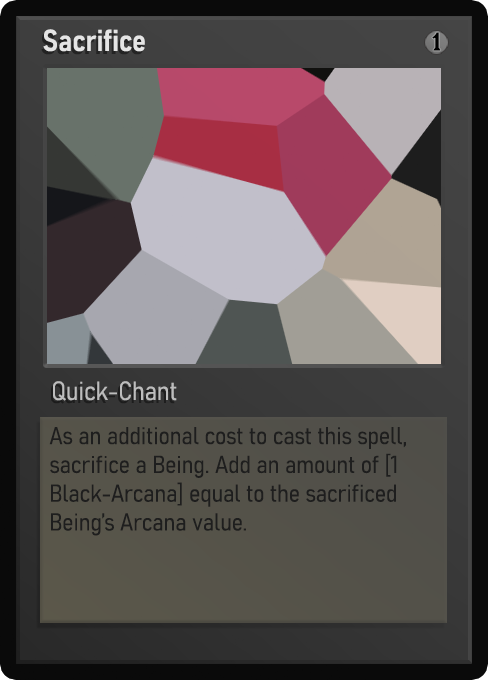
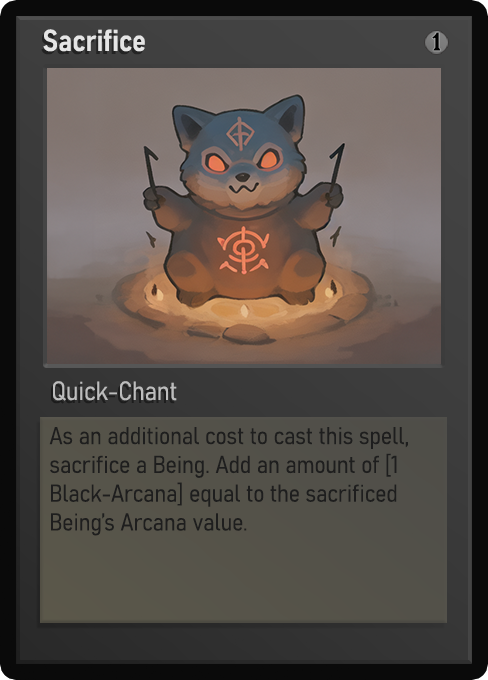
Comparing the layer stacks of the two 488 × 680 images. Changes:
painted on "Name" over [44, 29, 145, 52]
painted on "Class" over [55, 383, 156, 401]
painted on "Desc_norm" over [50, 427, 408, 536]
painted on "Artwork" over [47, 68, 441, 364]
